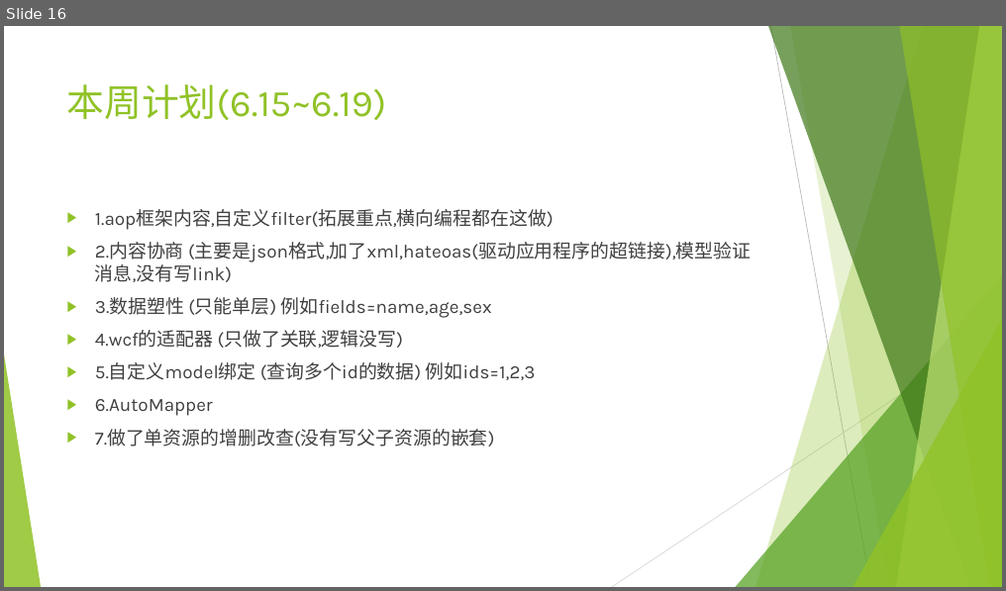
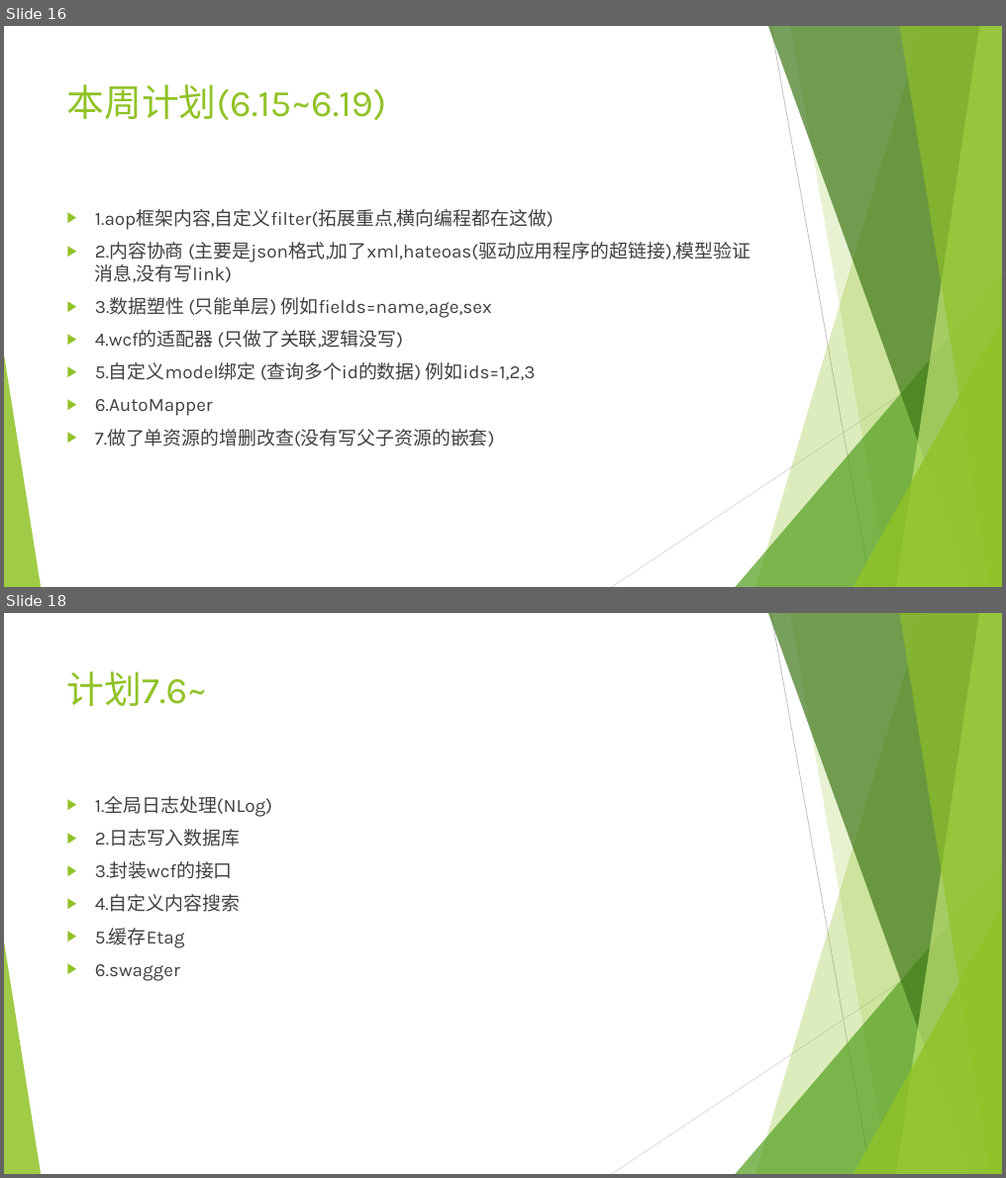
Before and after one commit to sun198986/Station, a slide deck: 后端设计.pptx. Shown one above the other, each under a label of ours: slide 16 before the commit, slides 16 and 18 after it; the slides between them are not shown. The pictures are 1006x591 and 1006x1178 pixels, drawn with LibreOffice and Linux fonts; fonts in the diff are those of the drawing. Boxes give left, top, right and bottom in pixels: in the first picture for what was removed or moved away, otherwise in the second. Text is boxed around its words. In the diff, an @@ line names an element or a change of style, - is before the commit and + after.

Commit message:
修改全局日志处理

```diff
--- a/后端设计.pptx
+++ b/后端设计.pptx
@@ slide 18 added at bbox=[4, 613, 1002, 1174], background #FFFFFF; not listed: 10 template elements that a slide beside it also shows @@
@@ title added at bbox=[67, 671, 208, 706], 36 pt, text #90C226 @@
+计划7.6~
@@ text added at bbox=[95, 796, 272, 981], 18 pt, text #404040 @@
+▶ 1.全局日志处理(NLog)
+▶ 2.日志写入数据库
+▶ 3.封装wcf的接口
+▶ 4.自定义内容搜索
+▶ 5.缓存Etag
+▶ 6.swagger
```
Also in this commit, not shown: 1 slide changed, 7 other files.
